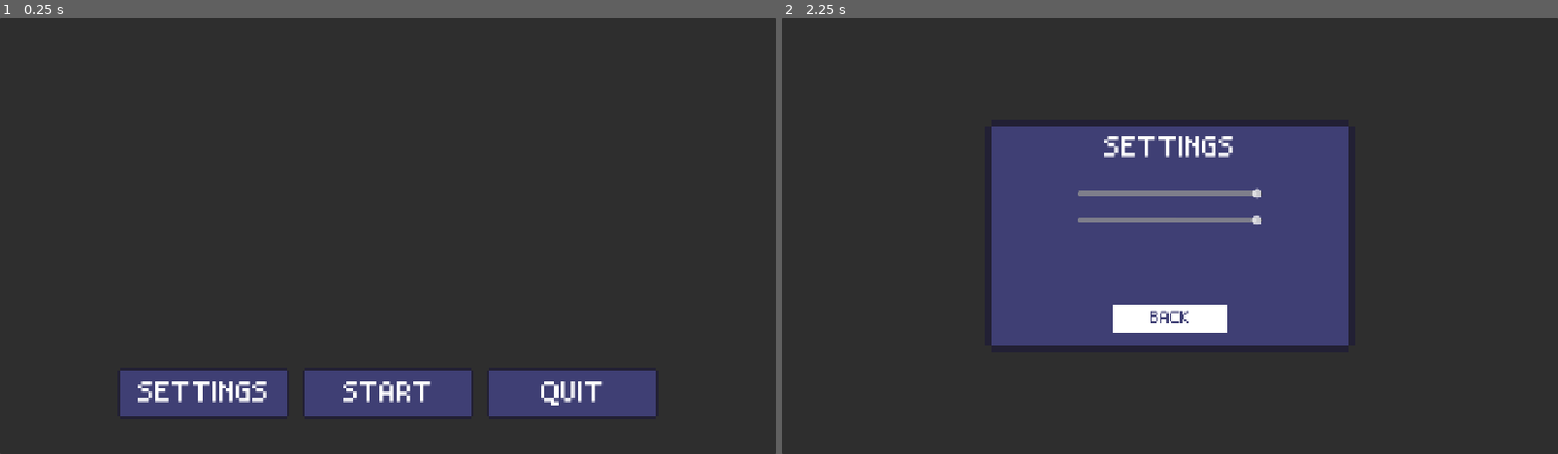
Above: before the commit, frames 1-2 (left to right).
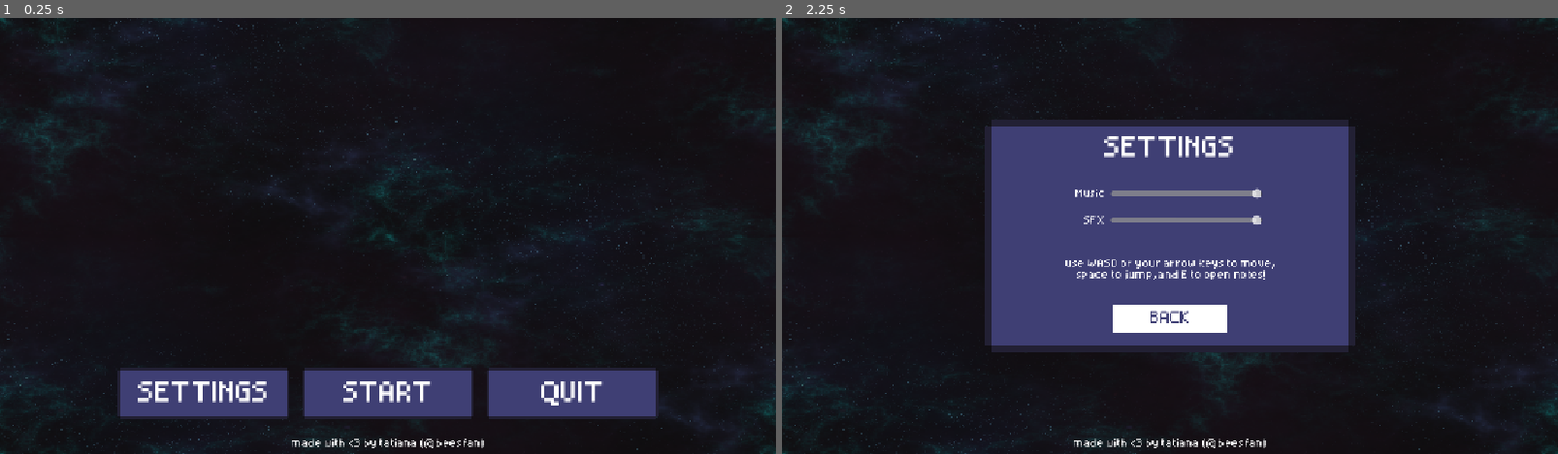
Above: after the commit, the same moments.

Repository: itsbeesfan/giftbox-project
Game: Godot game, scene res://scenes/start_screen.tscn
Two runs of this game, one before a commit and one after it. Both use one fixed random seed, a clock stepped at 60 frames per second and the inputs below.
Inputs:
- Up to frame 1 (0.25 s): no input
- Up to frame 2 (2.25 s): click "START" at 0.5 s; click "START" at 1.25 s; click "SETTINGS" at 2 s

The runs differ from the first frame. In frame 1, 85% of the frame differs, in the area x 0-100%, y 0-100%; in frame 2, 70%.

Commit message:
improved settings and startscreen layout

Diff:
--- a/giftbox-project-insides/scenes/settings.tscn
+++ b/giftbox-project-insides/scenes/settings.tscn
@@ -26,7 +26,7 @@
 texture = ExtResource("1_es4n0")
 script = ExtResource("2_83j8s")
 
-[node name="Label" type="Label" parent="."]
+[node name="Title" type="Label" parent="."]
 layout_mode = 1
 anchors_preset = -1
 anchor_left = 0.5
@@ -87,7 +87,7 @@
 anchor_top = 0.314
 anchor_right = 0.5
 anchor_bottom = 0.314
-offset_left = -137.25
+offset_left = -88.0
 offset_top = -7.830002
 offset_right = 137.25
 offset_bottom = 8.169998
@@ -99,6 +99,22 @@
 script = ExtResource("7_am25x")
 audio_bus_name = "Music"
 
+[node name="MusicLabel" type="Label" parent="."]
+layout_mode = 1
+anchors_preset = -1
+anchor_left = 0.24100001
+anchor_top = 0.321
+anchor_right = 0.24100001
+anchor_bottom = 0.321
+offset_left = -1.550003
+offset_top = -9.245003
+offset_right = 46.449997
+offset_bottom = 8.754997
+theme_override_fonts/font = ExtResource("2_gis3k")
+theme_override_font_sizes/font_size = 14
+text = "Music"
+horizontal_alignment = 2
+
 [node name="SFXSlider" type="HSlider" parent="."]
 layout_mode = 1
 anchors_preset = -1
@@ -106,10 +122,10 @@
 anchor_top = 0.43100002
 anchor_right = 0.5
 anchor_bottom = 0.43100002
-offset_left = -137.25
-offset_top = -8.194992
+offset_left = -88.25821
+offset_top = -8.180862
 offset_right = 137.25
-offset_bottom = 7.805008
+offset_bottom = 7.9450073
 grow_horizontal = 2
 grow_vertical = 2
 rotation = 0.0002882838
@@ -119,11 +135,46 @@
 script = ExtResource("8_4ppmf")
 audio_bus_name = "SFX"
 
+[node name="SFXLabel" type="Label" parent="."]
+layout_mode = 1
+anchors_preset = -1
+anchor_left = 0.24100001
+anchor_top = 0.321
+anchor_right = 0.24100001
+anchor_bottom = 0.321
+offset_left = -1.550003
+offset_top = 30.754997
+offset_right = 46.449997
+offset_bottom = 48.754997
+theme_override_fonts/font = ExtResource("2_gis3k")
+theme_override_font_sizes/font_size = 14
+text = "SFX"
+horizontal_alignment = 2
+
 [node name="AudioStreamPlayer" type="AudioStreamPlayer" parent="."]
 stream = ExtResource("7_83j8s")
 pitch_scale = 0.68
 bus = &"SFX"
 
+[node name="instructions" type="Label" parent="."]
+layout_mode = 1
+anchors_preset = -1
+anchor_left = 0.5
+anchor_top = 0.66
+anchor_right = 0.5
+anchor_bottom = 0.66
+offset_left = -160.5
+offset_top = -21.575012
+offset_right = 160.5
+offset_bottom = 21.799988
+grow_horizontal = 2
+grow_vertical = 2
+theme_override_fonts/font = ExtResource("2_gis3k")
+theme_override_font_sizes/font_size = 14
+text = "use WASD or your arrow keys to move,
+ space to jump, and E to open notes!"
+horizontal_alignment = 1
+
 [connection signal="pressed" from="TextureButton" to="." method="_on_texture_button_pressed"]
 [connection signal="value_changed" from="MusicSlider" to="MusicSlider" method="_on_value_changed"]
 [connection signal="value_changed" from="SFXSlider" to="SFXSlider" method="_on_value_changed"]
--- a/giftbox-project-insides/scenes/start_screen.tscn
+++ b/giftbox-project-insides/scenes/start_screen.tscn
@@ -1,6 +1,7 @@
-[gd_scene load_steps=8 format=3 uid="uid://cfkpyhgpwrppw"]
+[gd_scene load_steps=9 format=3 uid="uid://cfkpyhgpwrppw"]
 
 [ext_resource type="Script" uid="uid://o5u7xm06ko0o" path="res://scripts/start_screen.gd" id="1_tx5wa"]
+[ext_resource type="Texture2D" uid="uid://dgudkwarryj8k" path="res://sprites/Blue_Nebula_02-512x512.png" id="2_ka6nf"]
 [ext_resource type="Texture2D" uid="uid://c6y5r15qe5axe" path="res://sprites/button-normal.png" id="2_r2jwc"]
 [ext_resource type="Texture2D" uid="uid://c5uugew4wdbgy" path="res://sprites/button-pressed.png" id="3_hm208"]
 [ext_resource type="Texture2D" uid="uid://bpnnxgvwgpi4" path="res://sprites/button-hovered.png" id="4_5pab1"]
@@ -17,13 +18,15 @@
 grow_vertical = 2
 script = ExtResource("1_tx5wa")
 
-[node name="Panel" type="Panel" parent="."]
+[node name="Panel" type="TextureRect" parent="."]
+modulate = Color(0.4117647, 0.4117647, 0.4117647, 0.84313726)
 layout_mode = 1
 anchors_preset = 15
 anchor_right = 1.0
 anchor_bottom = 1.0
 grow_horizontal = 2
 grow_vertical = 2
+texture = ExtResource("2_ka6nf")
 
 [node name="TextureRect" type="TextureRect" parent="."]
 layout_mode = 1
@@ -164,6 +167,23 @@
 text = "SETTINGS"
 horizontal_alignment = 1
 
+[node name="Label" type="Label" parent="."]
+layout_mode = 1
+anchors_preset = 7
+anchor_left = 0.5
+anchor_top = 1.0
+anchor_right = 0.5
+anchor_bottom = 1.0
+offset_left = -138.5
+offset_top = -23.0
+offset_right = 138.5
+grow_horizontal = 2
+grow_vertical = 0
+theme_override_fonts/font = ExtResource("5_hm208")
+theme_override_font_sizes/font_size = 14
+text = "made with <3 by tatiana (@beesfan)"
+horizontal_alignment = 1
+
 [connection signal="pressed" from="Buttons/Start" to="." method="_on_start_pressed"]
 [connection signal="pressed" from="Buttons/Quit" to="." method="_on_quit_pressed"]
 [connection signal="pressed" from="Buttons/Settings" to="." method="_on_settings_pressed"]
